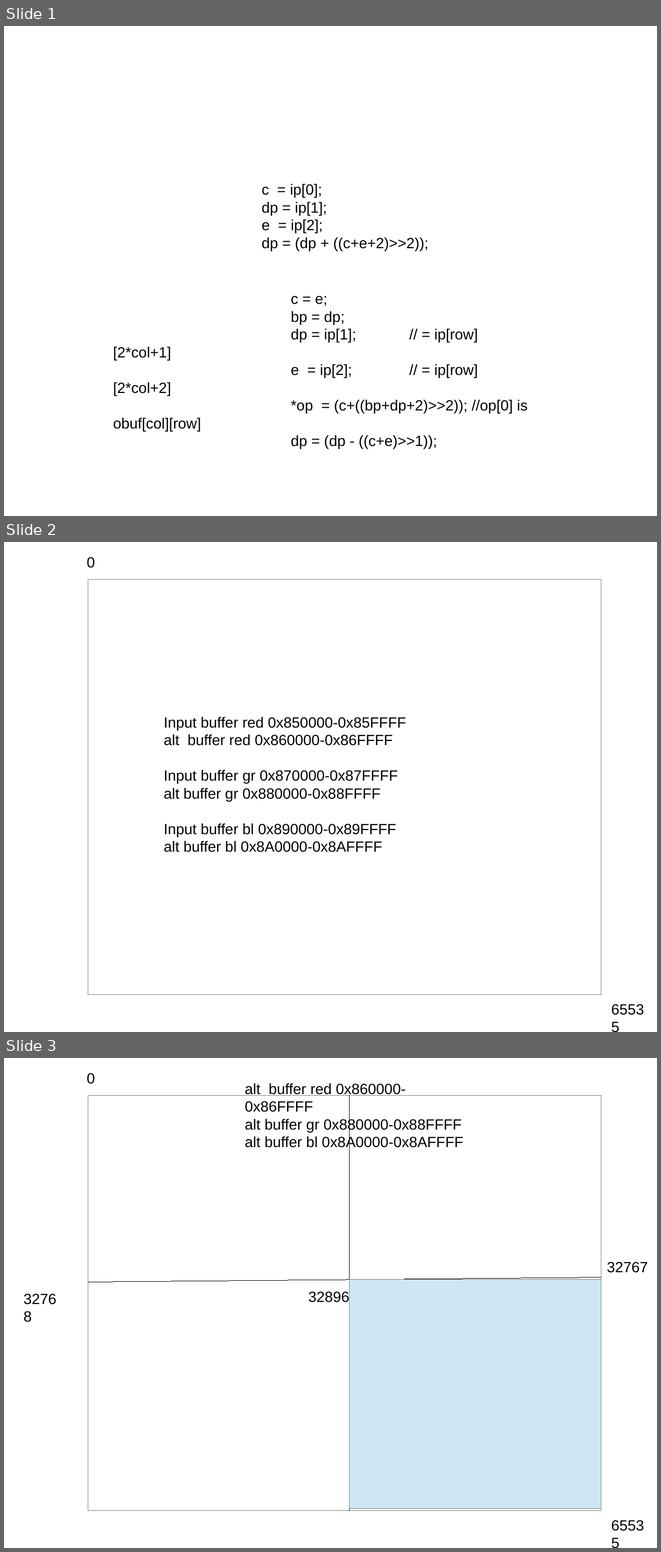
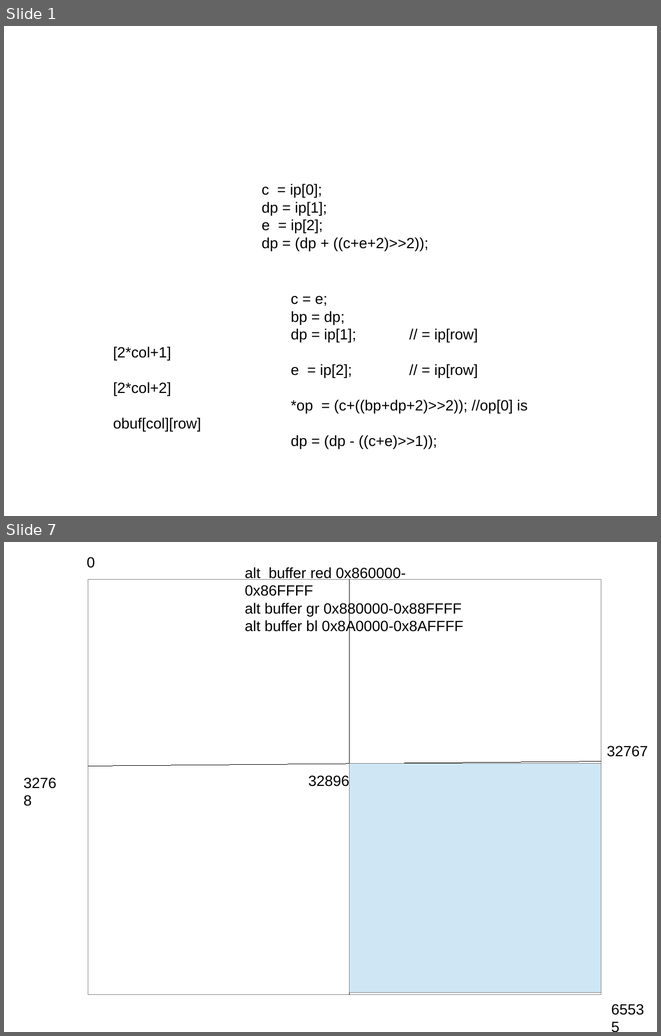
Before and after one commit to develone/jpeg-2000-test, a slide deck: zipcpu/image_jpeg.odp. Shown one above the other, each under a label of ours: slides 1, 2 and 3 before the commit, slides 1 and 7 after it; the slides between them are not shown. The pictures are 661x1552 and 661x1036 pixels, drawn with LibreOffice and Linux fonts; fonts in the diff are those of the drawing. Boxes give left, top, right and bottom in pixels: in the first picture for what was removed or moved away, otherwise in the second. Text is boxed around its words. In the diff, an @@ line names an element or a change of style, - is before the commit and + after.

```diff
--- a/zipcpu/image_jpeg.odp
+++ b/zipcpu/image_jpeg.odp
@@ slide 2 removed at <box>4,542,657,1032</box>, background #FFFFFF @@
@@ text removed at <box>87,557,95,568</box> @@
-0
@@ rectangle removed at <box>88,579,601,995</box> @@
@@ text removed at <box>164,716,406,852</box> @@
-Input buffer red 0x850000-0x85FFFF
-alt buffer red 0x860000-0x86FFFF
-Input buffer gr 0x870000-0x87FFFF
-alt buffer gr 0x880000-0x88FFFF
-Input buffer bl 0x890000-0x89FFFF
-alt buffer bl 0x8A0000-0x8AFFFF
@@ text removed at <box>606,996,657,1032</box> @@
-65535
@@ what was slide 3 is now slide 7 @@
```
Also in this commit, not shown: 5 slides added, 1 other file.
